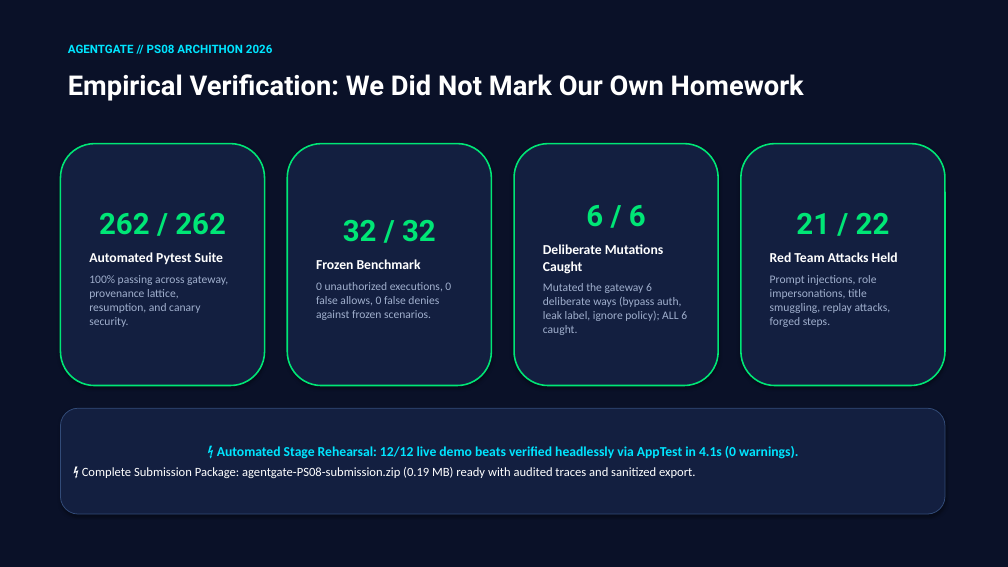
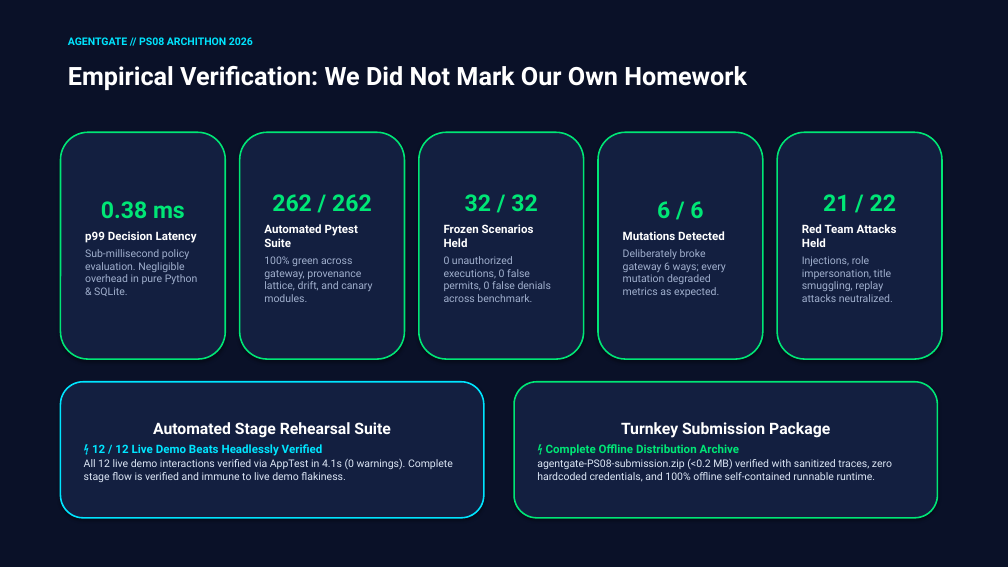
Before and after one commit to syntaxis-rdec/achithon-2026-syntaxis, a slide deck: slide 7 of presentation/AGENTGATE_Pitch_Deck.pptx (slide 6 before the commit). Drawn at 1008x567 pixels with LibreOffice and Linux fonts; fonts in the diff are those of the drawing. Boxes give left, top, right and bottom in pixels: in the first picture for what was removed or moved away, otherwise in the second. Text is boxed around its words. In the diff, an @@ line names an element or a change of style, - is before the commit and + after.

```diff
--- a/presentation/AGENTGATE_Pitch_Deck.pptx
+++ b/presentation/AGENTGATE_Pitch_Deck.pptx
@@ text "AGENTGATE // PS08 ARCHITHON 2026" at (68,37,253,45): size 11 to 10 pt @@
@@ text "Empirical Verification: We Did Not ...": place and size @@
-text "Empirical Verification: We Did Not ..." at (68,74,804,101)
+text "Empirical Verification: We Did Not ..." at (68,66,747,90)
@@ text "Empirical Verification: We Did Not ..." at (68,66,747,90): size 26 to 24 pt @@
@@ rounded rectangle added at (60,132,225,359), fill #131F40, outline #00E676 1.5 pt, 10 pt, text #A0AFCD @@
+0.38 ms
+p99 Decision Latency
+Sub-millisecond policy evaluation. Negligible overhead in pure Python & SQLite.
@@ rounded rectangle "262 / 262": place and size @@
-rounded rectangle "262 / 262" at (60,144,265,386)
+rounded rectangle "262 / 262" at (240,132,405,359)
@@ rounded rectangle "32 / 32": place and size @@
-rounded rectangle "32 / 32" at (287,144,492,386)
+rounded rectangle "32 / 32" at (419,132,584,359)
@@ rounded rectangle removed at (514,144,718,386) @@
-6 / 6
-Deliberate Mutations Caught
-Mutated the gateway 6 deliberate ways (bypass auth, leak label, ignore policy); ALL 6 caught.
@@ rounded rectangle added at (598,132,763,359), fill #131F40, outline #00E676 1.5 pt, 10 pt, text #A0AFCD @@
+6 / 6
+Mutations Detected
+Deliberately broke gateway 6 ways; every mutation degraded metrics as expected.
@@ rounded rectangle "21 / 22": place and size @@
-rounded rectangle "21 / 22" at (741,144,945,386)
+rounded rectangle "21 / 22" at (777,132,942,359)
@@ text in rounded rectangle at (264,194,372,247): size 28 to 22 pt in "262 / 262"; size 13 to 11 pt, font Calibri to Roboto in "Automated Pytest Suite"; less space between paragraphs @@
@@ text in rounded rectangle at (465,194,537,211): size 28 to 22 pt in "32 / 32" @@
@@ text in rounded rectangle at (802,194,897,247): size 28 to 22 pt in "21 / 22"; size 13 to 11 pt, font Calibri to Roboto in "Red Team Attacks Held"; less space between paragraphs @@
@@ text in rounded rectangle at (444,224,551,302): text changed; size 11 to 10 pt; font Calibri to Roboto @@
-Frozen Benchmark
-0 unauthorized executions, 0 false allows, 0 false denies against frozen scenarios.
+Frozen Scenarios Held
+0 unauthorized executions, 0 false permits, 0 false denials across benchmark.
@@ text in rounded rectangle at (264,256,372,302): text changed; size 11 to 10 pt; font Calibri to Roboto @@
-100% passing across gateway, provenance lattice, resumption, and canary security.
+100% green across gateway, provenance lattice, drift, and canary modules.
@@ text in rounded rectangle at (802,256,893,302): text changed; size 11 to 10 pt; font Calibri to Roboto @@
-Prompt injections, role impersonations, title smuggling, replay attacks, forged steps.
+Injections, role impersonation, title smuggling, replay attacks neutralized.
@@ rounded rectangle "Automated Stage Rehearsal Suite": place and size @@
-rounded rectangle "Automated Stage Rehearsal Suite" at (60,408,945,514)
+rounded rectangle "Automated Stage Rehearsal Suite" at (60,382,484,518)
@@ rounded rectangle "Automated Stage Rehearsal Suite" at (60,382,484,518): outline #324B78 0.75 pt to #00E5FF 1.5 pt @@
@@ rounded rectangle added at (514,382,938,518), fill #131F40, outline #00E676 1.5 pt, 10 pt, text #DCE6F5 @@
+Turnkey Submission Package
+⚡ Complete Offline Distribution Archive
+agentgate-PS08-submission.zip (<0.2 MB) verified with sanitized traces, zero hardcoded credentials, and 100% offline self-contained runnable runtime.
@@ text in rounded rectangle at (84,422,453,482): text changed; size 12 to 10 pt; font Calibri to Roboto; text colour #FFFFFF to #DCE6F5 @@
-⚡ Automated Stage Rehearsal: 12/12 live demo beats verified headlessly via AppTest in 4.1s (0 warnings).
-⚡ Complete Submission Package: agentgate-PS08-submission.zip (0.19 MB) ready with audited traces and sanitized export.
+Automated Stage Rehearsal Suite
+⚡ 12 / 12 Live Demo Beats Headlessly Verified
+All 12 live demo interactions verified via AppTest in 4.1s (0 warnings). Complete stage flow is verified and immune to live demo flakiness.
```
Also in this commit, not shown: 3 other slides changed, 4 slides added, 3 slides removed, 2 other files.
